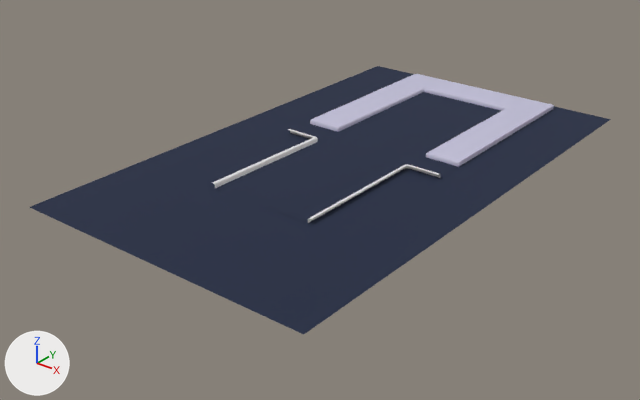
The FBX model Assets/_Main/Art/Models/v2/Sm_Road.fbx as it was, and as the next commit left it.
The view is the same before and after, from a 50 mm camera at (67.1, -100.6, 47.9) aimed at (-1.9, -14.4, -5.5). The axes (+X, +Y, +Z) are drawn at lower left. The lights are the same throughout. Where no turn or scale is listed for an object, it has been applied to the vertices.
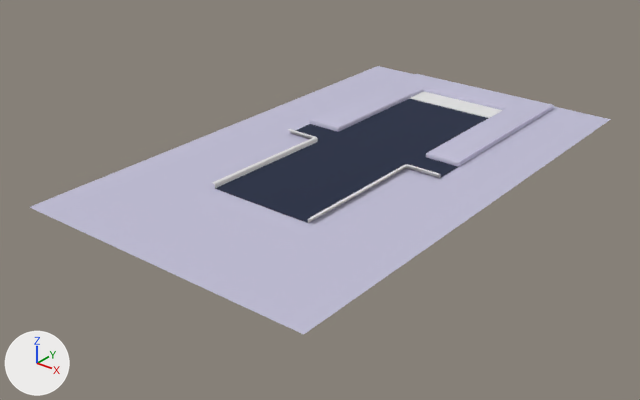
The newer file is also turned or shifted as a whole; pictures and numbers use the older file's frame.

What differs and where, as boxes [x1, y1, x2, y2] in the pictures (640 x 400 px):
part 1 of me_plane_001, built on: [313, 82, 537, 166] in both
part 2 of me_plane_001, recoloured (blue to white): [30, 66, 611, 334] in both

The edits, one by one:
Material 'M_04' (mat_m_04) is new.
Its base color is (0.8, 0.8, 0.8) (white #e7e7e7).
me_plane_001 is used by ob_plane_002; location (0.0, 0.0, 0.0).
me_plane_001 had 166 vertices, 131 faces and spanned x -22.0..21.8, y -46.5..27.5, z -0.4..0.3.
me_plane_001 now has 186 vertices, 150 faces and spans x -22.0..21.8, y -46.5..27.5, z -0.4..0.3.
Part 1, on me_plane_001:
15 faces are deleted.
6 vertices are added at (2.7, 20.3, -0.3), (7.6, 20.3, -0.3), (7.6, 16.1, -0.3), (-7.6, 20.3, -0.3), (-2.7, 20.3, -0.3), (-7.6, 16.1, -0.3).
14 new vertices lie (0.0, 18.8, 0.0) away from vertices in x -12.9..13.0, y -2.7, z -0.4..0.3.
31 new faces join them, mat_m_01 (light grey #c1bed6).
1 new face joins them, mat_m_02 (dark blue #192440).
2 new faces join them, mat_m_04 (white #e7e7e7).
me_plane_001 part 2: 1 face spanning x -22.0..21.8, y -46.5..27.5, z -0.4 switches from mat_m_02 (dark blue #192440) to mat_m_01 (light grey #c1bed6).
me_plane_001 now uses material mat_m_04 (white #e7e7e7).
